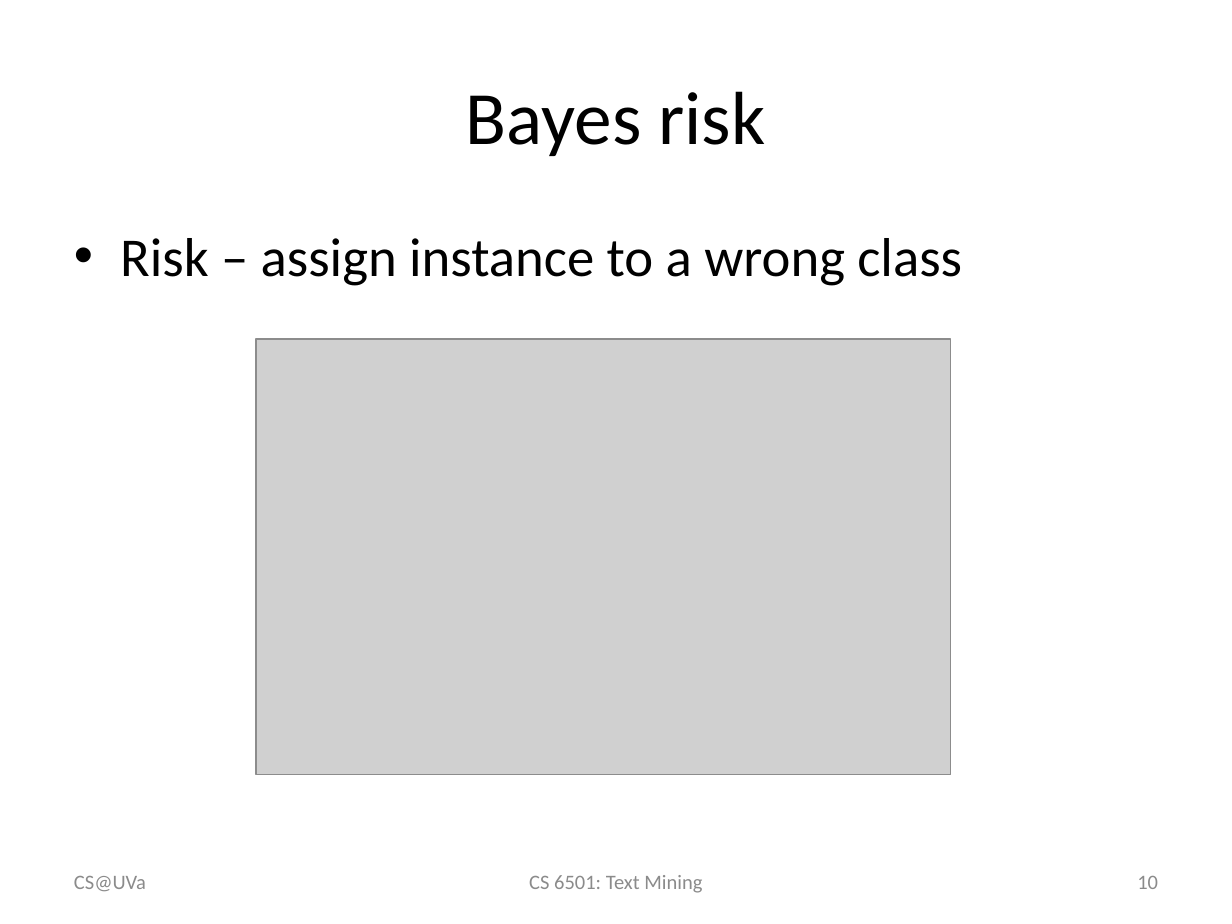
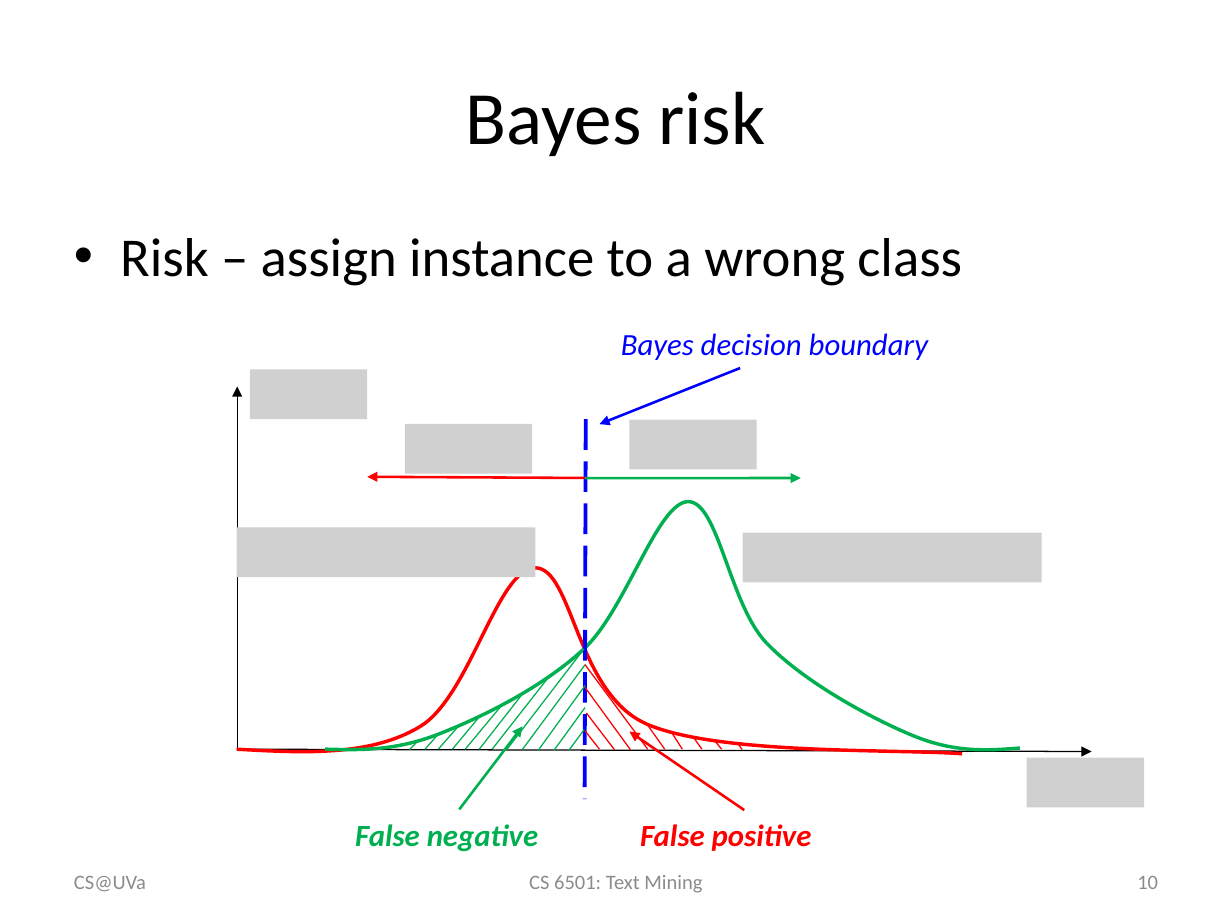
Before and after one commit to wang296/CS6501-Text-Mining, a slide deck: slide 10 of docs/TextCategorization.pptx. Drawn at 1232x924 pixels with LibreOffice and Linux fonts; fonts in the diff are those of the drawing; grey boxes stand for pictures. Boxes give left, top, right and bottom in pixels: in the first picture for what was removed or moved away, otherwise in the second. Text is boxed around its words. In the diff, an @@ line names an element or a change of style, - is before the commit and + after.

```diff
--- a/docs/TextCategorization.pptx
+++ b/docs/TextCategorization.pptx
@@ picture removed at [256,339,951,775] @@
@@ text added at [621,333,928,360], 18 pt, text #0000FF, italic @@
+Bayes decision boundary
@@ arrow added from (238, 749) to (238, 387), #000000 0.75 pt @@
@@ picture added at [250,370,367,419] @@
@@ arrow added from (740, 368) to (600, 424), #0000FF 1.5 pt @@
@@ line added from (585, 419) to (585, 800), #0000FF 2.25 pt dashed @@
@@ picture added at [405,424,532,473] @@
@@ picture added at [630,420,756,469] @@
@@ arrow added from (585, 478) to (367, 477), #FF0000 1.5 pt @@
@@ arrow added from (585, 478) to (801, 478), #00B050 1.5 pt @@
@@ freeform shape added at [325,501,1020,749], outline #00B050 2 pt @@
@@ picture added at [237,527,536,577] @@
@@ picture added at [743,532,1042,582] @@
@@ freeform shape added at [237,568,962,754], outline #FF0000 2 pt @@
@@ arrow added from (238, 749) to (1092, 752), #000000 0.75 pt @@
@@ group added at [410,649,585,750]: 12 lines @@
@@ arrow added from (460, 809) to (522, 727), #00B050 1.5 pt @@
@@ arrow added from (744, 811) to (630, 732), #FF0000 1.5 pt @@
@@ group added at [585,664,742,750]: 9 lines @@
@@ picture added at [1026,758,1143,807] @@
@@ text added at [355,824,538,852], 18 pt, text #00B050, bold, italic @@
+False negative
@@ text added at [640,824,812,851], 18 pt, text #FF0000, bold, italic @@
+False positive
```
Also in this commit, not shown: 9 other slides changed, 3 slides added, 3 other files.
